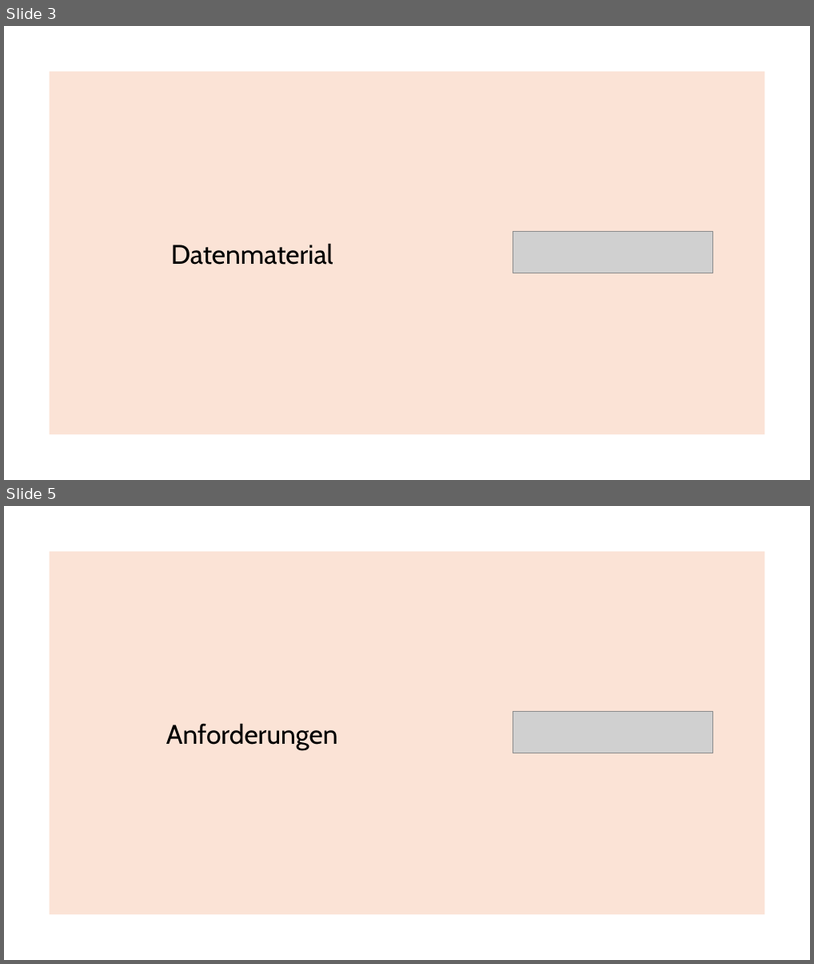
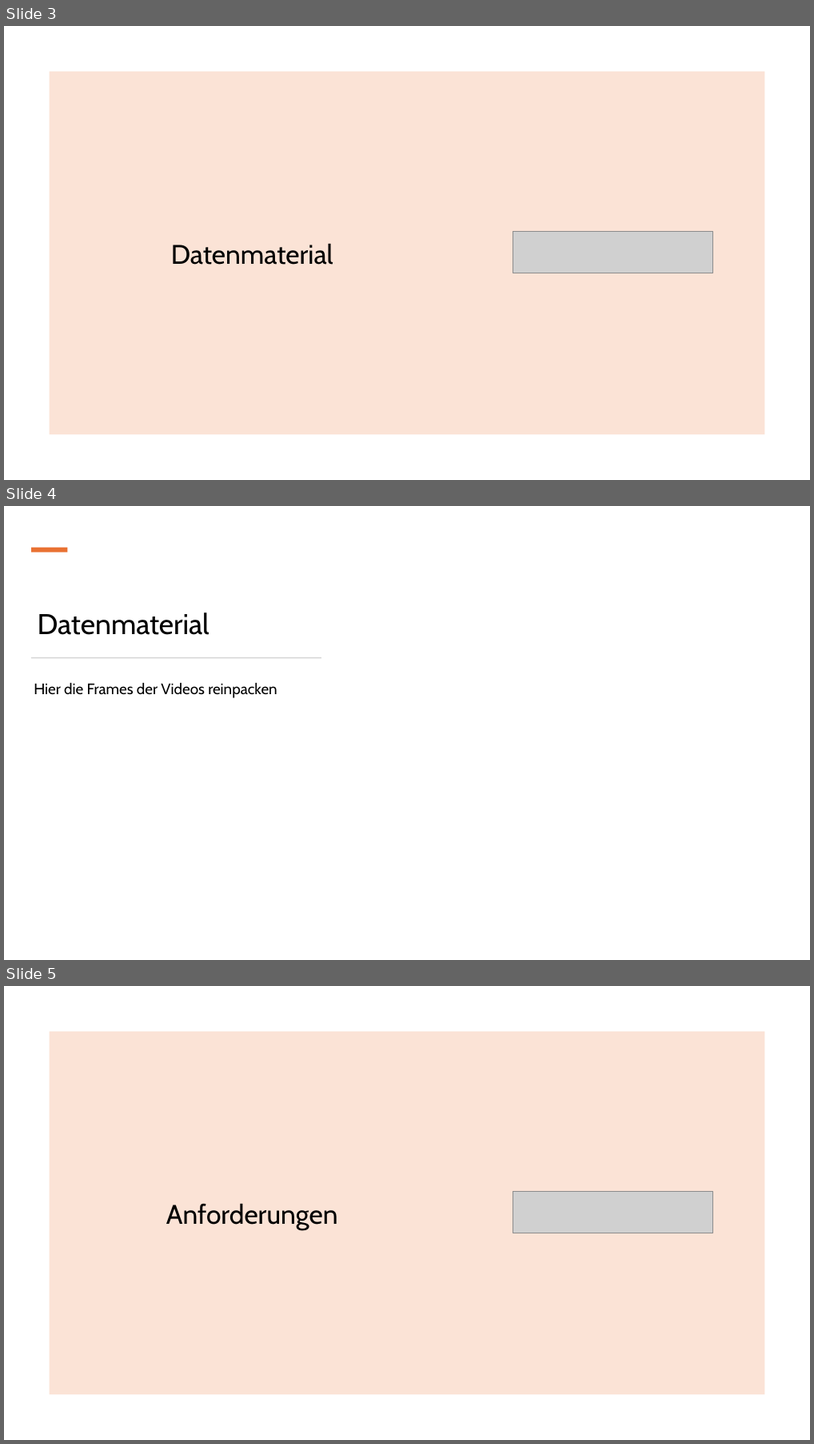
Before and after one commit to IntiGit/ComputerVisionGame, a slide deck: Präsentationen/Meilenstein_2.pptx. Shown one above the other, each under a label of ours: slides 3 and 5 before the commit, slides 3, 4 and 5 after it; the slides between them are not shown. The pictures are 814x964 and 814x1444 pixels, drawn with LibreOffice and Linux fonts; fonts in the diff are those of the drawing; grey boxes stand for pictures. Boxes give left, top, right and bottom in pixels: in the first picture for what was removed or moved away, otherwise in the second. Text is boxed around its words. In the diff, an @@ line names an element or a change of style, - is before the commit and + after.

```diff
--- a/Präsentationen/Meilenstein_2.pptx
+++ b/Präsentationen/Meilenstein_2.pptx
@@ slide 4 added at [4,506,810,960], background #FFFFFF @@
@@ rectangle added at [31,547,67,552], fill #E97132 @@
@@ title added at [38,612,210,635], 34 pt, text #000000 @@
+Datenmaterial
@@ rectangle added at [31,657,322,659], fill #D5D5D5 @@
@@ text added at [34,682,277,698], 18 pt, text #000000 @@
+Hier die Frames der Videos reinpacken
```
Also in this commit, not shown: 4 slides changed, 1 slide removed, 15 other files.
